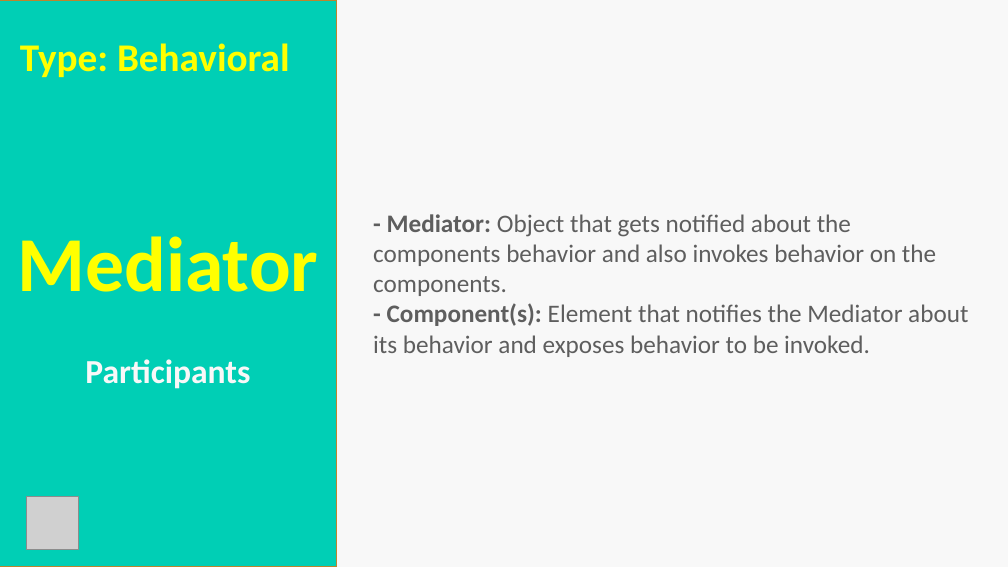
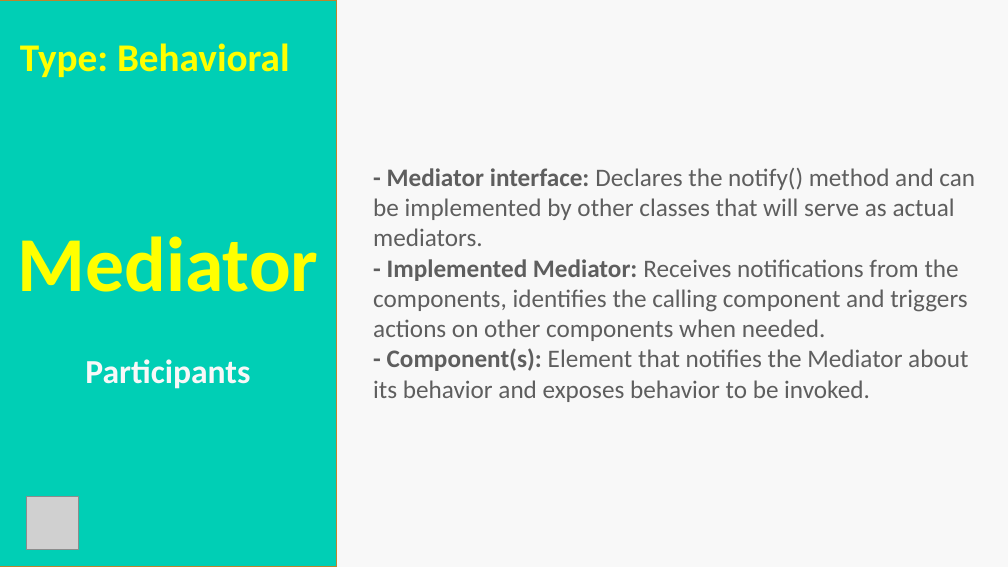
Before and after one commit to carlosjasso/nst-coe-mediator, a slide deck: slide 7 of docs/Coding CoE - Mediator.pptx. Drawn at 1008x567 pixels with LibreOffice and Linux fonts; fonts in the diff are those of the drawing; grey boxes stand for pictures. Boxes give left, top, right and bottom in pixels: in the first picture for what was removed or moved away, otherwise in the second. Text is boxed around its words. In the diff, an @@ line names an element or a change of style, - is before the commit and + after.

```diff
--- a/docs/Coding CoE - Mediator.pptx
+++ b/docs/Coding CoE - Mediator.pptx
@@ text "- Mediator interface: Declares the ..." moved from (x1=373, y1=214, x2=968, y2=357) to (x1=373, y1=168, x2=975, y2=402) @@
@@ text at (x1=373, y1=168, x2=975, y2=341): text changed @@
-- Mediator: Object that gets notified about the components behavior and also invokes behavior on the components.
+- Mediator interface: Declares the notify() method and can be implemented by other classes that will serve as actual mediators.
+- Implemented Mediator: Receives notifications from the components, identifies the calling component and triggers actions on other components when needed.
```
Also in this commit, not shown: 2 other slides changed, 5 other files.
